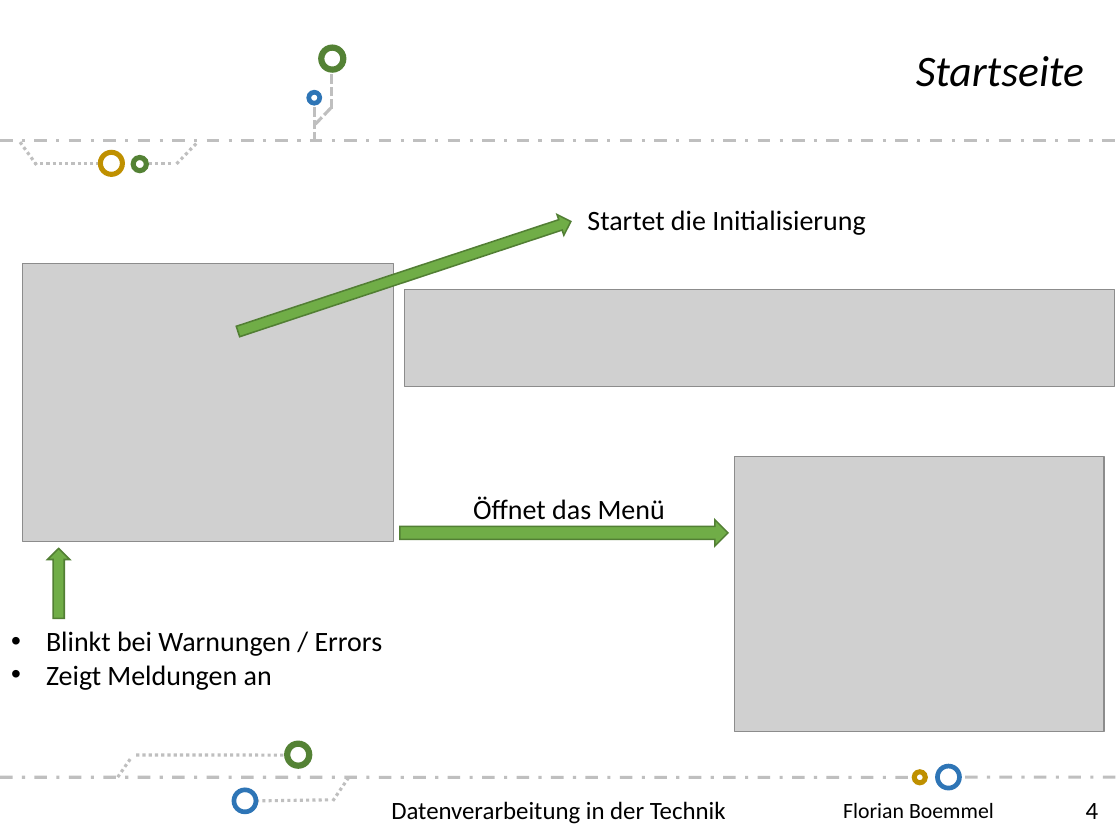
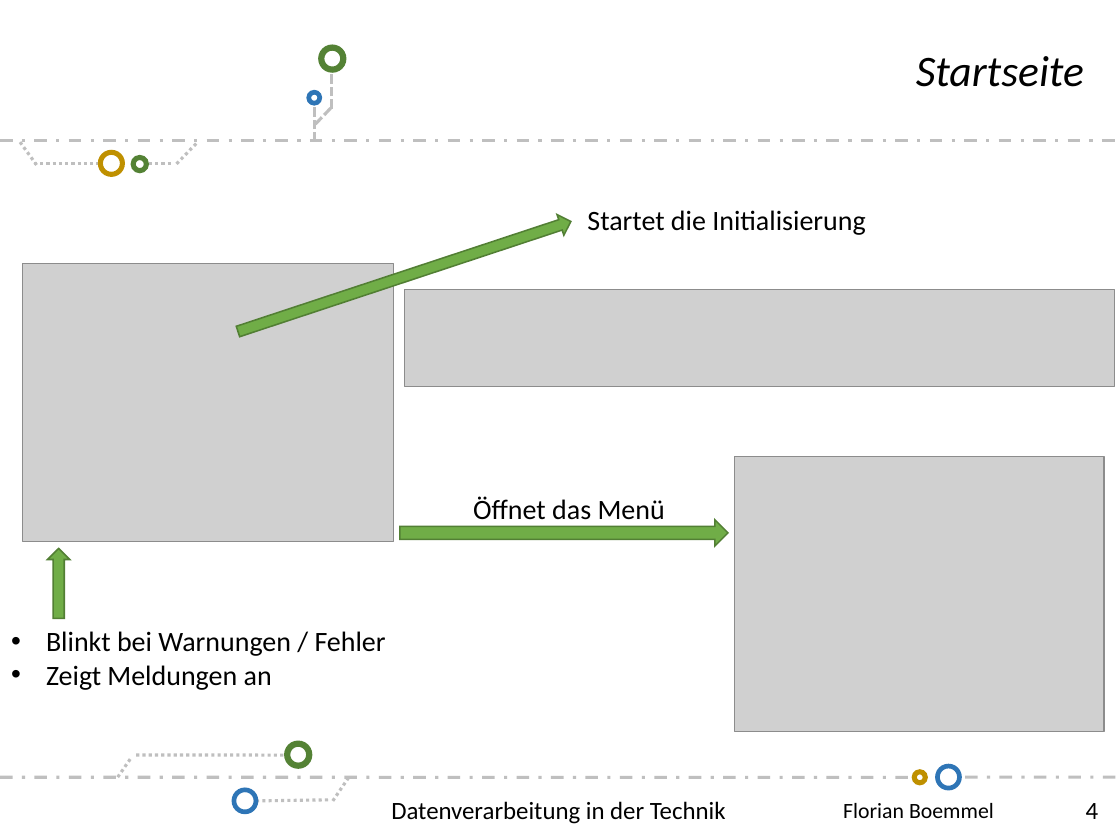
Before and after one commit to scd42636/DT_WS1718_02_StarCar, a slide deck: slide 4 of dokumentation/bof31844/Folien-Florian-Boemmel.pptx. Drawn at 1120x840 pixels with LibreOffice and Linux fonts; fonts in the diff are those of the drawing; grey boxes stand for pictures; background and template pictures are left out. Boxes give left, top, right and bottom in pixels: in the first picture for what was removed or moved away, otherwise in the second. Text is boxed around its words. In the diff, an @@ line names an element or a change of style, - is before the commit and + after.

Commit message:
GUI: changed Error -> Fehler, Doc: replaced gif

```diff
--- a/dokumentation/bof31844/Folien-Florian-Boemmel.pptx
+++ b/dokumentation/bof31844/Folien-Florian-Boemmel.pptx
@@ text at (46,631,386,656): text changed @@
-• Blinkt bei Warnungen / Errors
+• Blinkt bei Warnungen / Fehler
```
Also in this commit, not shown: 1 other slide changed, 3 other files.
